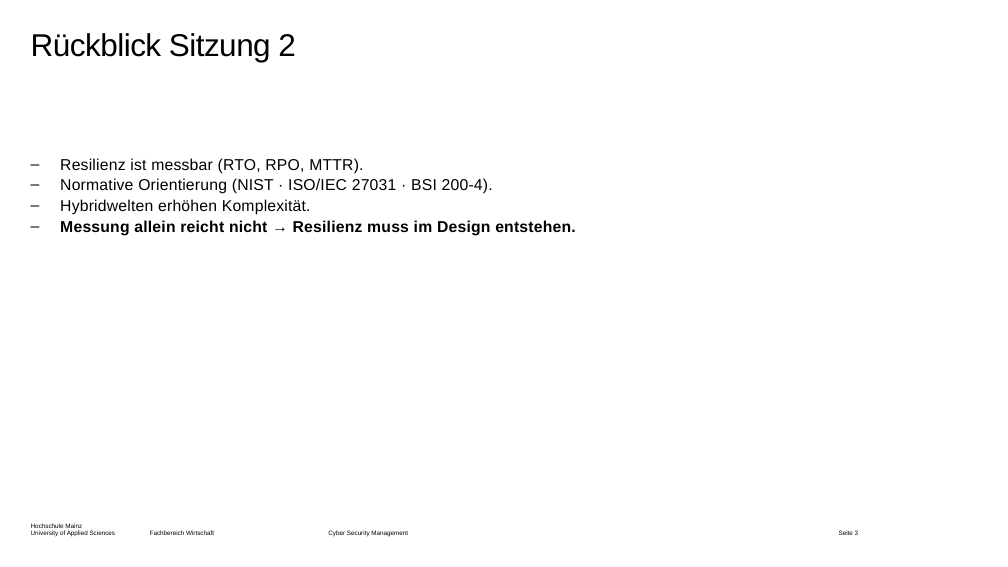
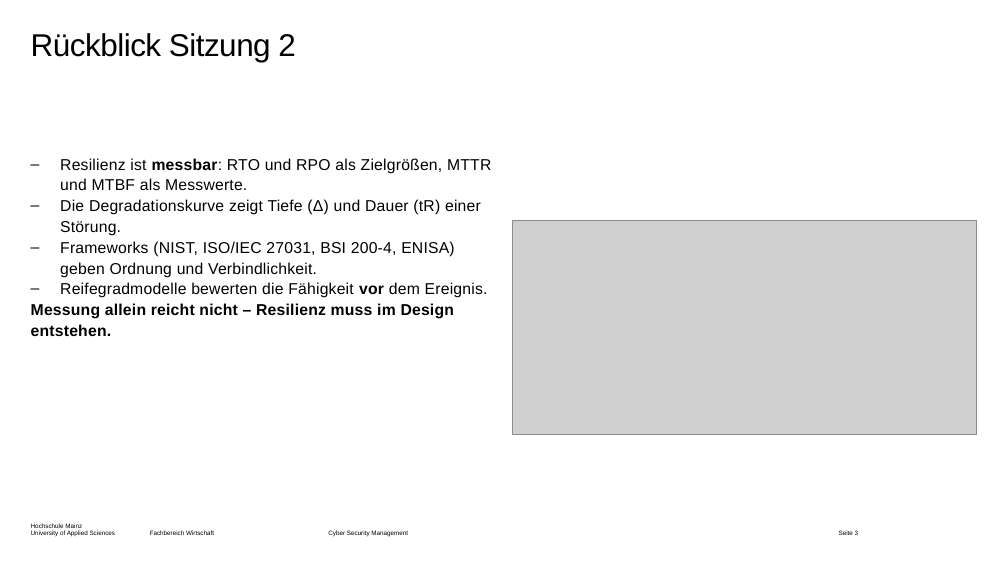
Before and after one commit to dlo-delphi/csm-cyber_resilienz-quarto, a slide deck: slide 3 of Präsentationen/Termin-03/_powerpoint/main.pptx. Drawn at 1008x567 pixels with LibreOffice and Linux fonts; fonts in the diff are those of the drawing; grey boxes stand for pictures; background and template pictures are left out. Boxes give left, top, right and bottom in pixels: in the first picture for what was removed or moved away, otherwise in the second. Text is boxed around its words. In the diff, an @@ line names an element or a change of style, - is before the commit and + after.

```diff
--- a/Präsentationen/Termin-03/_powerpoint/main.pptx
+++ b/Präsentationen/Termin-03/_powerpoint/main.pptx
@@ text at box(31, 158, 491, 336): text changed @@
-– Resilienz ist messbar (RTO, RPO, MTTR).
-– Normative Orientierung (NIST · ISO/IEC 27031 · BSI 200-4).
-– Hybridwelten erhöhen Komplexität.
-– Messung allein reicht nicht → Resilienz muss im Design entstehen.
+– Resilienz ist messbar: RTO und RPO als Zielgrößen, MTTR und MTBF als Messwerte.
+– Die Degradationskurve zeigt Tiefe (Δ) und Dauer (tR) einer Störung.
+– Frameworks (NIST, ISO/IEC 27031, BSI 200-4, ENISA) geben Ordnung und Verbindlichkeit.
+– Reifegradmodelle bewerten die Fähigkeit vor dem Ereignis.
+Messung allein reicht nicht – Resilienz muss im Design entstehen.
@@ picture added at box(513, 221, 977, 435) @@
```
Also in this commit, not shown: 13 other slides changed, 12 slides added, 1 slide removed, 30 other files.
